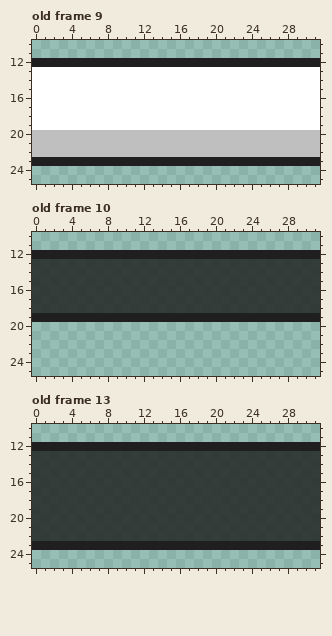
Two versions of one pixel-art file, FinalProject/Content/Materials/Indicator.aseprite. The picture above was drawn from the file before the commit.
32x32 pixels, 15 frames. Shown: old frame 9: x 0..31, y 10..25; old frame 10: x 0..31, y 10..25; old frame 13: x 0..31, y 10..25. The commit also changed other frames, which this record leaves out.
Once edited:
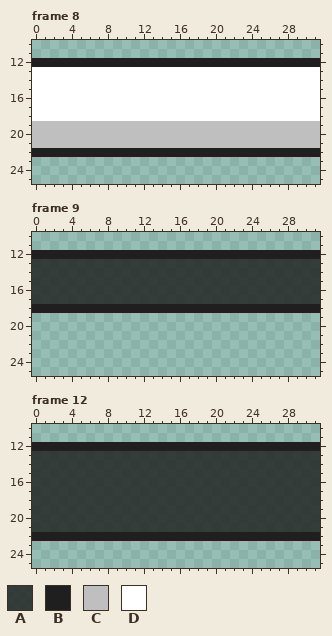
Palette (. is transparent): A #1f1f1fcf  B #1f1f1f  C #bfbfbf  D #ffffff
A new or re-ordered frame is compared with the old frame closest to it.
Change:
frames re-ordered
Frame 8 against old frame 9:
The edit turns colour C into colour B in row 22 at x 0 to 31.
The edit turns colour D into colour C in row 19 at x 0 to 31.
Colour B is gone in row 23 at x 0 to 31.
Frame 9 against old frame 10:
The edit turns colour A into colour B in row 18 at x 0 to 31.
Colour B is gone in row 19 at x 0 to 31.
Frame 12 against old frame 13:
The edit turns colour A into colour B in row 22 at x 0 to 31.
Colour B is gone in row 23 at x 0 to 31.
Where, in picture pixels (left, top, right, bottom), the same in both pictures:
changed: (32, 121, 320, 166)
changed: (32, 304, 320, 322)
changed: (32, 532, 320, 550)
